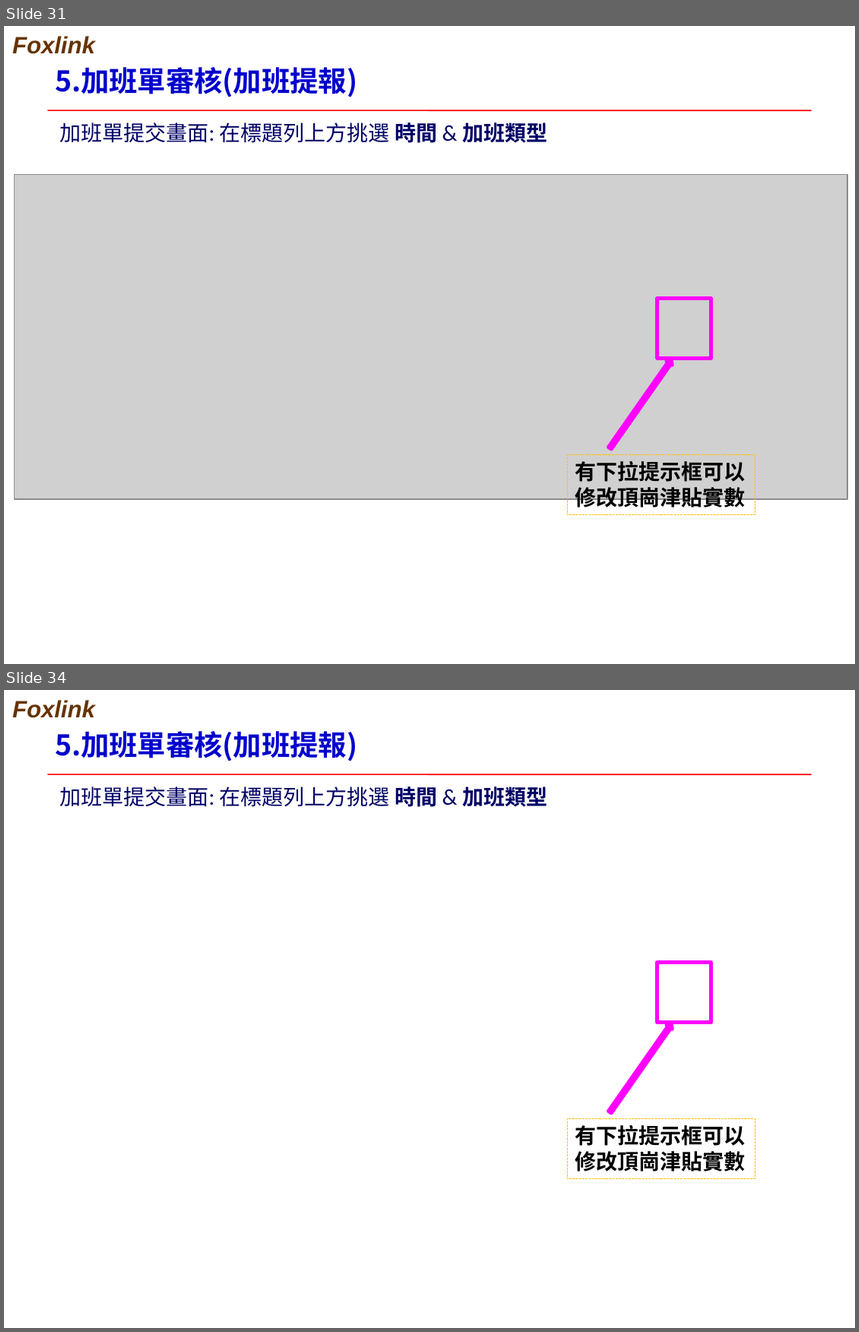
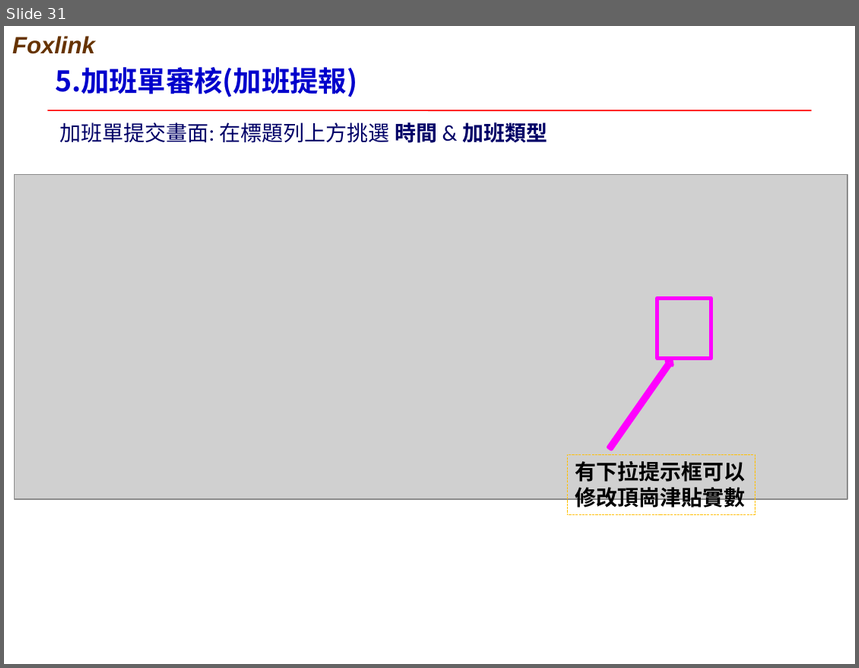
Before and after one commit to asd3354389/RealTime, a slide deck: WebContent/resources/ppt/實時工時系統USERGUIDE.pptx. Shown one above the other, each under a label of ours: slides 31 and 34 before the commit, slide 31 after it; the slides between them are not shown. The pictures are 859x1332 and 859x668 pixels, drawn with LibreOffice and Linux fonts; fonts in the diff are those of the drawing; grey boxes stand for pictures. Boxes give left, top, right and bottom in pixels: in the first picture for what was removed or moved away, otherwise in the second. Text is boxed around its words. In the diff, an @@ line names an element or a change of style, - is before the commit and + after.

Commit message:
PPT修改

```diff
--- a/WebContent/resources/ppt/實時工時系統USERGUIDE.pptx
+++ b/WebContent/resources/ppt/實時工時系統USERGUIDE.pptx
@@ slide 34 removed at [4,690,855,1328], background #FFFFFF; not listed: 2 template elements that a slide beside it also shows @@
@@ title removed at [55,731,357,761] @@
-5.加班單審核(加班提報)
@@ text removed at [60,787,548,807] @@
-加班單提交畫面: 在標題列上方挑選 時間 & 加班類型
@@ rectangle removed at [658,962,712,1023] @@
@@ right arrow removed at [607,1022,674,1114] @@
@@ rectangle removed at [566,1119,755,1179] @@
-有下拉提示框可以
-修改頂崗津貼實數
```
Also in this commit, not shown: 1 slide changed, 2 other slides removed.
